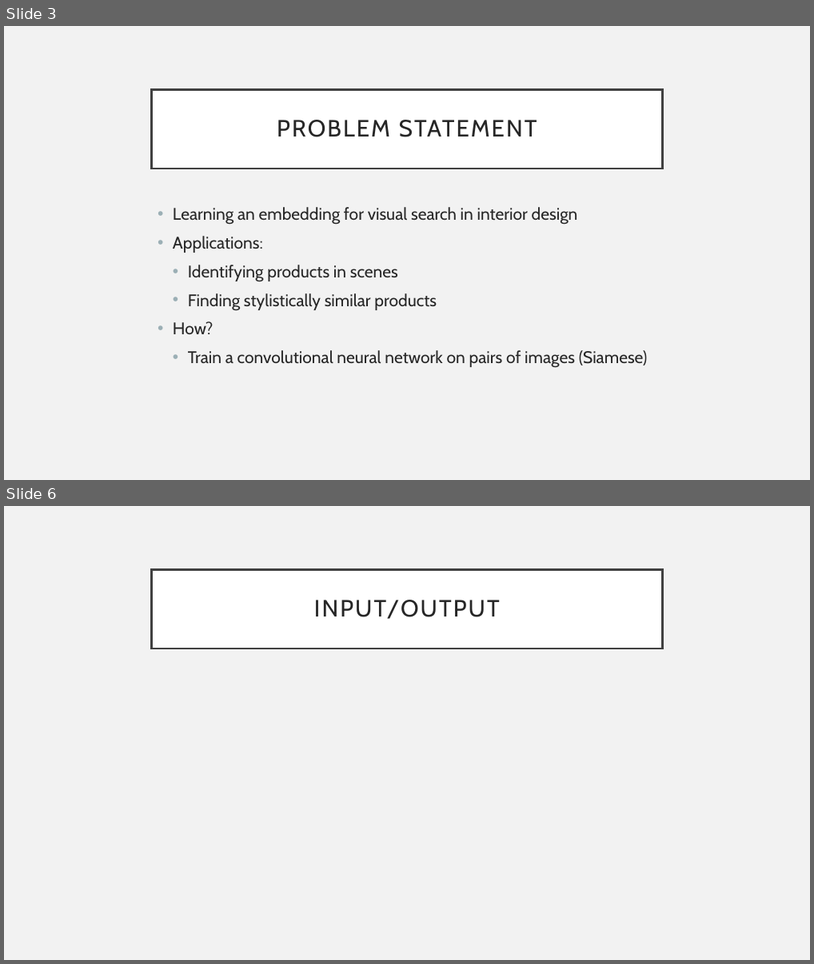
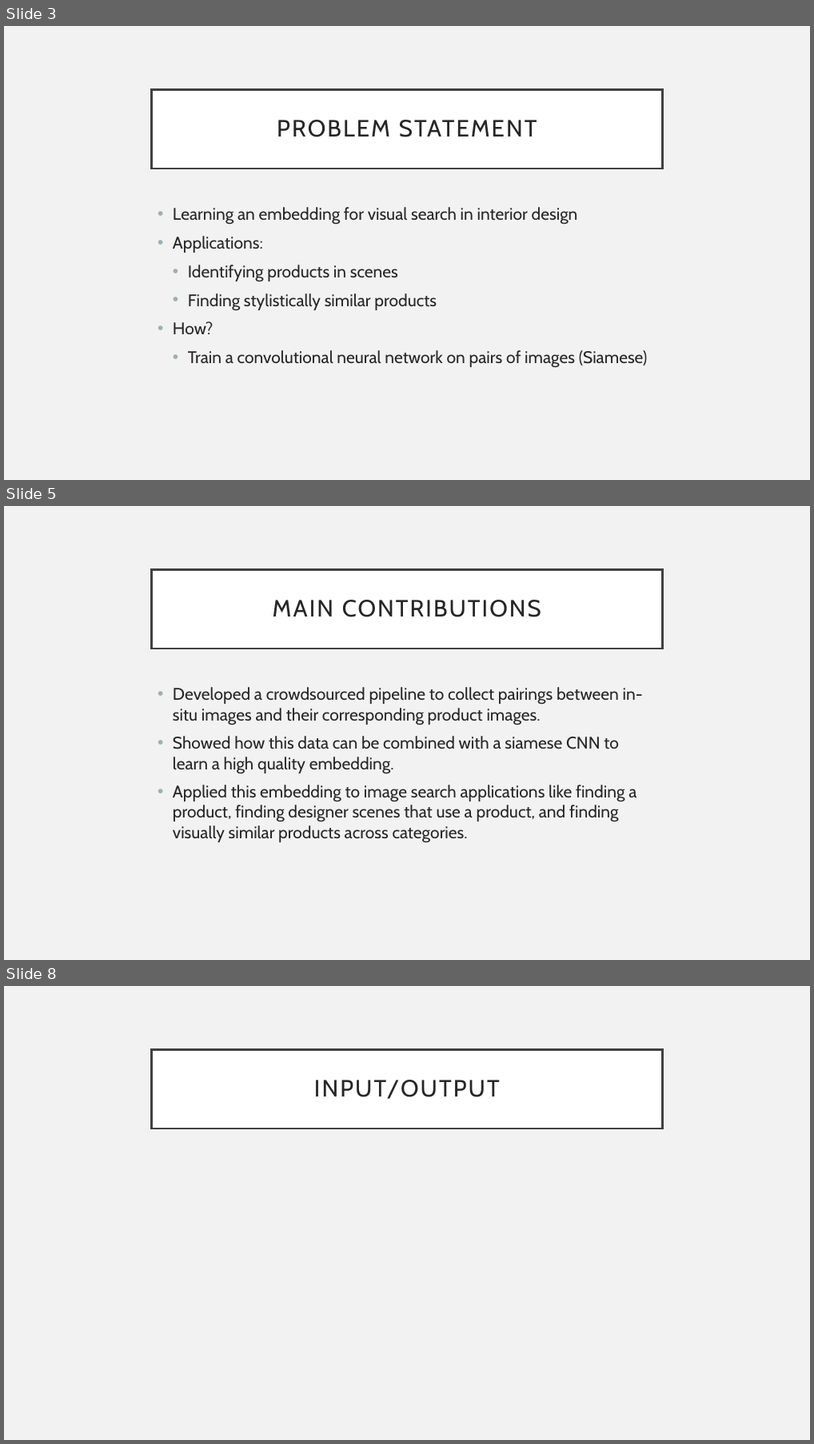
Before and after one commit to abhaydoke09/Deep-Learning-3D-shape-representations-classification, a slide deck: presentation/presentation.pptx. Shown one above the other, each under a label of ours: slides 3 and 6 before the commit, slides 3, 5 and 8 after it; the slides between them are not shown. The pictures are 814x964 and 814x1444 pixels, drawn with LibreOffice and Linux fonts; fonts in the diff are those of the drawing. Boxes give left, top, right and bottom in pixels: in the first picture for what was removed or moved away, otherwise in the second. Text is boxed around its words. In the diff, an @@ line names an element or a change of style, - is before the commit and + after.

```diff
--- a/presentation/presentation.pptx
+++ b/presentation/presentation.pptx
@@ slide 5 added at (4, 506, 810, 960), background #F2F2F2 @@
@@ title added at (152, 569, 662, 648), fill #FFFFFF, outline #404040 2.5 pt, 28 pt, text #262626 @@
+MAIN CONTRIBUTIONS
@@ text added at (173, 687, 643, 843), 20 pt, text #262626 @@
+• Developed a crowdsourced pipeline to collect pairings between in-situ images and their corresponding product images.
+• Showed how this data can be combined with a siamese CNN to learn a high quality embedding.
+• Applied this embedding to image search applications like finding a product, finding designer scenes that use a product, and finding visually similar products across categories.
@@ what was slide 6 is now slide 8 @@
```
Also in this commit, not shown: 3 other slides added, 2 slides removed.
